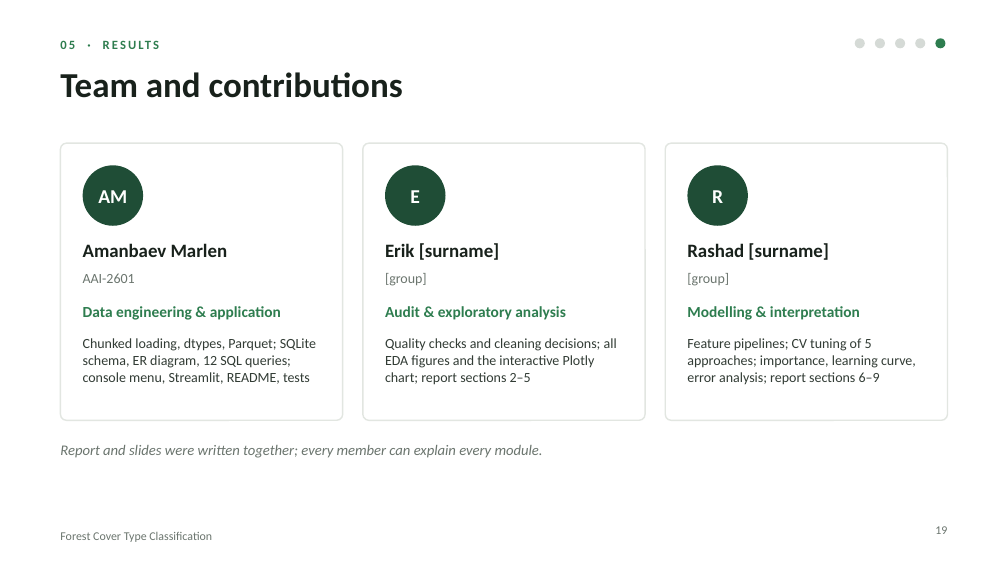
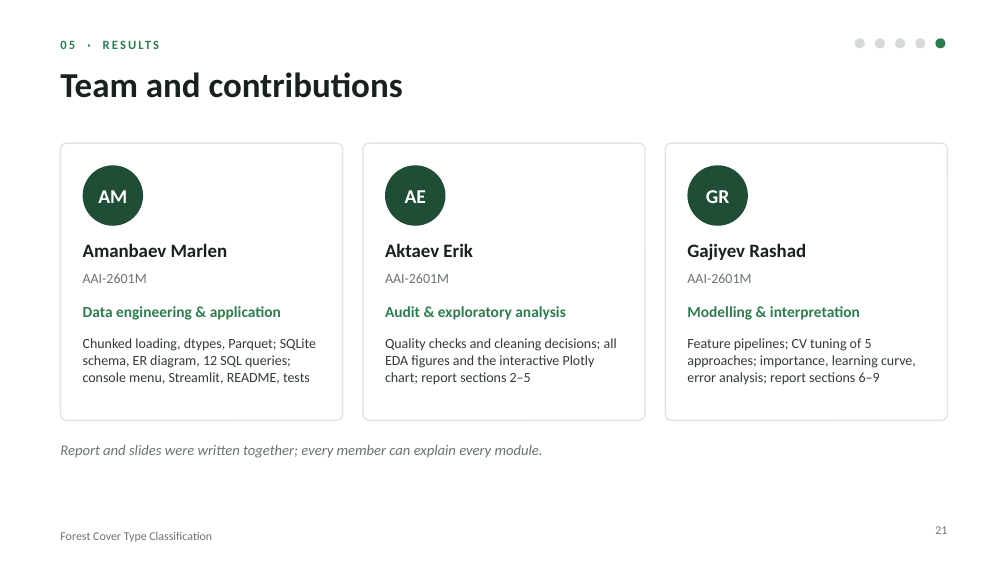
Before and after one commit to mara-werils/forest-cover-classification, a slide deck: slide 21 of docs/Presentation_Forest_Cover_Classification.pptx (slide 19 before the commit). Drawn at 1008x567 pixels with LibreOffice and Linux fonts; fonts in the diff are those of the drawing. Boxes give left, top, right and bottom in pixels: in the first picture for what was removed or moved away, otherwise in the second. Text is boxed around its words. In the diff, an @@ line names an element or a change of style, - is before the commit and + after.

Commit message:
Add robustness checks, versioned Parquet, pinned requirements, team names
- src/robustness.py: ROC-AUC / PR-AUC for every model and leave-one-wilderness-
  area-out validation (with and without the area feature); menu option 10
- evaluate.score now also reports ROC-AUC and PR-AUC
- commit data/processed/covtype.parquet (7 MB) so the app works after cloning
- pin exact library versions in requirements.txt
- report: section 8.1 group validation, Table 9 threshold-free metrics,
  section 10 extensions; deck: group-validation and extensions slides
- fill in team members' names and groups

```diff
--- a/docs/Presentation_Forest_Cover_Classification.pptx
+++ b/docs/Presentation_Forest_Cover_Classification.pptx
@@ text at [405, 190, 426, 203]: text changed @@
-E
+AE
@@ text at [706, 190, 730, 203]: text changed @@
-R
+GR
@@ text at [385, 243, 473, 257]: text changed @@
-Erik [surname]
+Aktaev Erik
@@ text at [687, 243, 806, 260]: text changed @@
-Rashad [surname]
+Gajiyev Rashad
@@ text at [83, 273, 147, 283]: text changed @@
-AAI-2601
+AAI-2601M
@@ text at [385, 273, 449, 283]: text changed @@
-[group]
+AAI-2601M
@@ text at [687, 273, 751, 283]: text changed @@
-[group]
+AAI-2601M
@@ page number at [935, 526, 947, 534]: text changed @@
-19
+21
```
Also in this commit, not shown: 6 other slides changed, 2 slides added, 20 other files.
